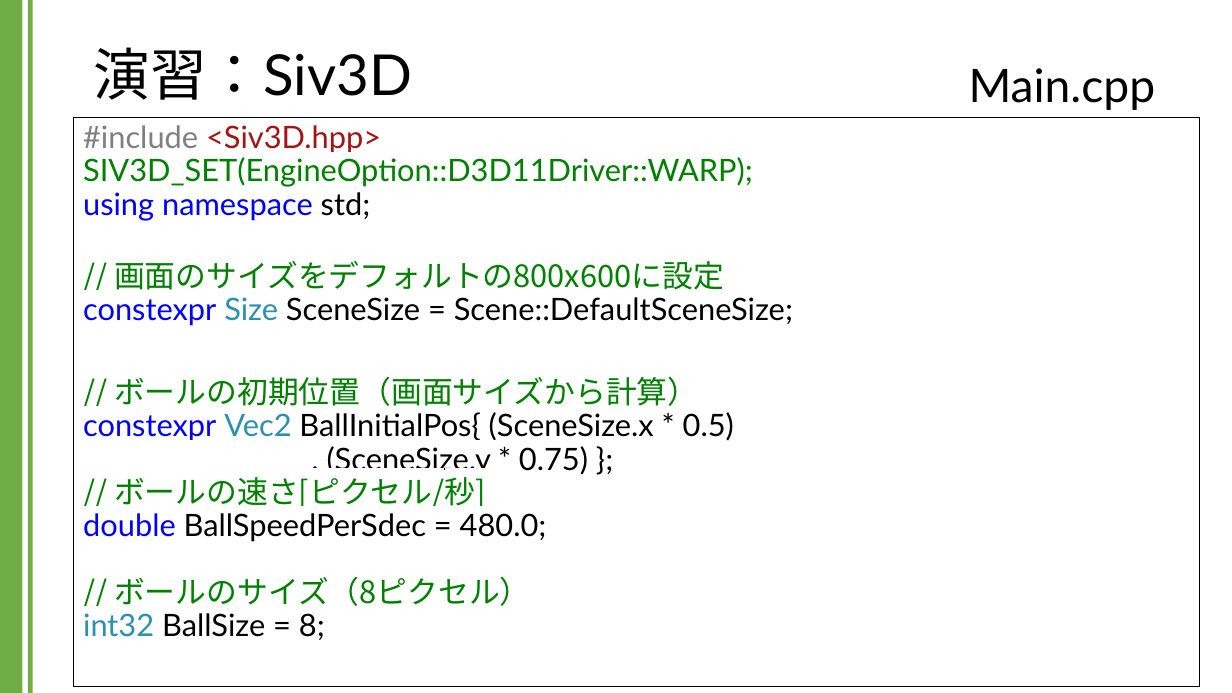
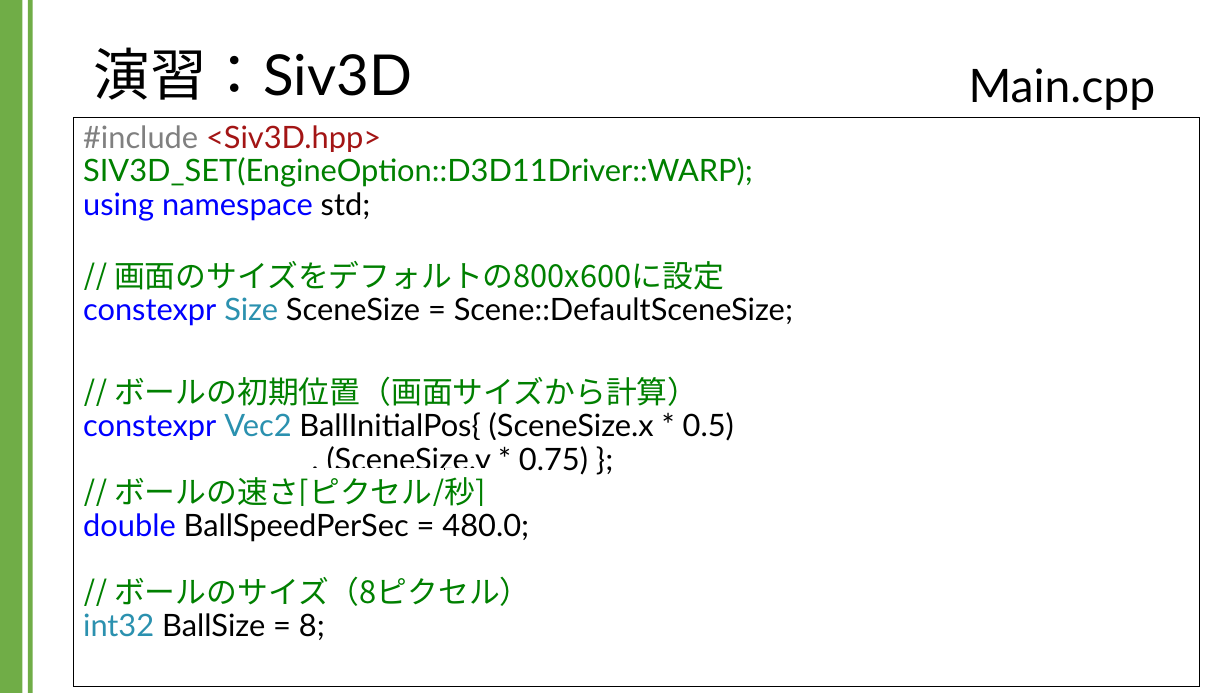
Before and after one commit to kic-murata/cpp2024, a slide deck: slide 25 of 授業資料/演習課題：Siv3D.pptx. Drawn at 1232x693 pixels with LibreOffice and Linux fonts; fonts in the diff are those of the drawing; background and template pictures are left out. Boxes give left, top, right and bottom in pixels: in the first picture for what was removed or moved away, otherwise in the second. Text is boxed around its words. In the diff, an @@ line names an element or a change of style, - is before the commit and + after.

```diff
--- a/授業資料/演習課題：Siv3D.pptx
+++ b/授業資料/演習課題：Siv3D.pptx
@@ text in rectangle at (83,376,734,640): text changed @@
-// ボールの初期位置（画面サイズから計算）
-constexpr Vec2 BallInitialPos{ (SceneSize.x * 0.5)
-, (SceneSize.y * 0.75) };
-// ボールの速さ[ピクセル/秒]
-double BallSpeedPerSdec = 480.0;
-// ボールのサイズ（8ピクセル）
-int32 BallSize = 8;
+// ボールの初期位置（画面サイズから計算）
+constexpr Vec2 BallInitialPos{ (SceneSize.x * 0.5)
+, (SceneSize.y * 0.75) };
+// ボールの速さ[ピクセル/秒]
+double BallSpeedPerSec = 480.0;
+// ボールのサイズ（8ピクセル）
+int32 BallSize = 8;
```
Also in this commit, not shown: 4 other slides changed, 1 slide added.
